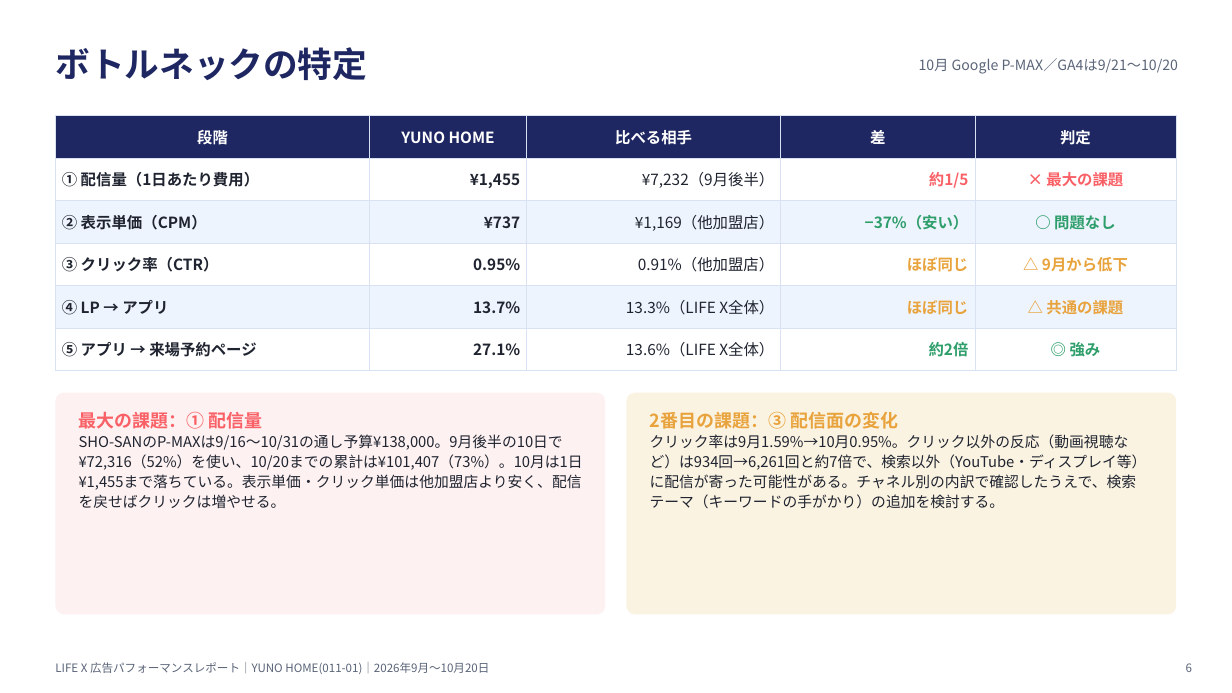
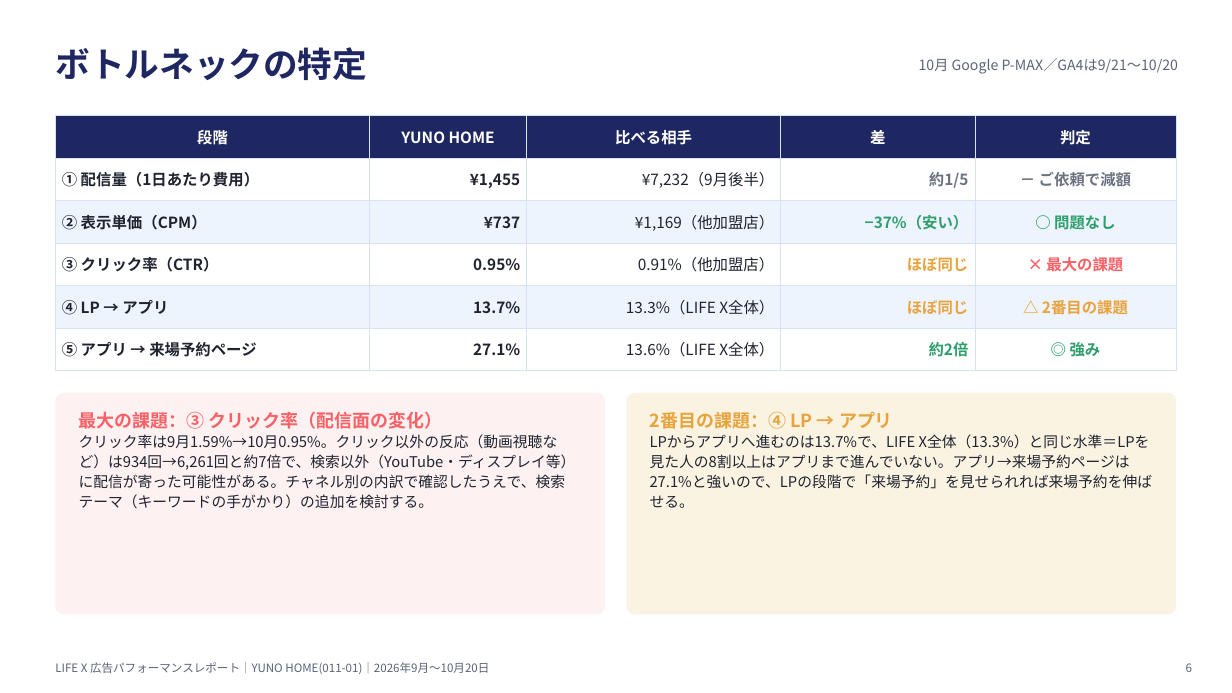
Before and after one commit to King-AI-cloud/test, a slide deck: slide 6 of LIFEX_YUNO_HOME_202609-1020.pptx. Drawn at 1232x693 pixels with LibreOffice and Linux fonts; fonts in the diff are those of the drawing. Boxes give left, top, right and bottom in pixels: in the first picture for what was removed or moved away, otherwise in the second. Text is boxed around its words. In the diff, an @@ line names an element or a change of style, - is before the commit and + after.

```diff
--- a/LIFEX_YUNO_HOME_202609-1020.pptx
+++ b/LIFEX_YUNO_HOME_202609-1020.pptx
@@ table at box(55, 116, 1177, 361) @@
-row 2, column 5: × 最大の課題
+row 2, column 5: － ご依頼で減額
-row 4, column 5: △ 9月から低下
+row 4, column 5: × 最大の課題
-row 5, column 5: △ 共通の課題
+row 5, column 5: △ 2番目の課題
@@ text colour #F96167 to #6B7280 in "約1/5" @@
@@ text at box(79, 411, 576, 509): text changed @@
-最大の課題：① 配信量
-SHO-SANのP-MAXは9/16〜10/31の通し予算¥138,000。9月後半の10日で¥72,316（52%）を使い、10/20までの累計は¥101,407（73%）。10月は1日¥1,455まで落ちている。表示単価・クリック単価は他加盟店より安く、配信を戻せばクリックは増やせる。
+最大の課題：③ クリック率（配信面の変化）
+クリック率は9月1.59%→10月0.95%。クリック以外の反応（動画視聴など）は934回→6,261回と約7倍で、検索以外（YouTube・ディスプレイ等）に配信が寄った可能性がある。チャネル別の内訳で確認したうえで、検索テーマ（キーワードの手がかり）の追加を検討する。
@@ text at box(650, 411, 1153, 508): text changed @@
-2番目の課題：③ 配信面の変化
-クリック率は9月1.59%→10月0.95%。クリック以外の反応（動画視聴など）は934回→6,261回と約7倍で、検索以外（YouTube・ディスプレイ等）に配信が寄った可能性がある。チャネル別の内訳で確認したうえで、検索テーマ（キーワードの手がかり）の追加を検討する。
+2番目の課題：④ LP → アプリ
+LPからアプリへ進むのは13.7%で、LIFE X全体（13.3%）と同じ水準＝LPを見た人の8割以上はアプリまで進んでいない。アプリ→来場予約ページは27.1%と強いので、LPの段階で「来場予約」を見せられれば来場予約を伸ばせる。
```
Also in this commit, not shown: 5 other slides changed.
